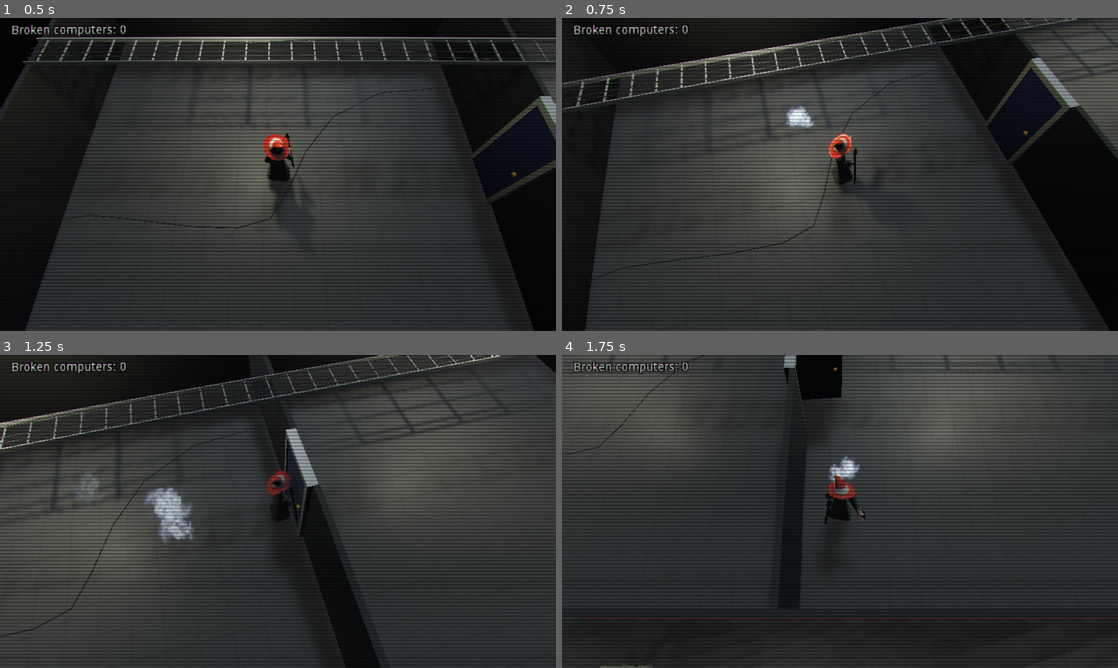
Above: before the commit, frames 1-4 (two rows, left to right).
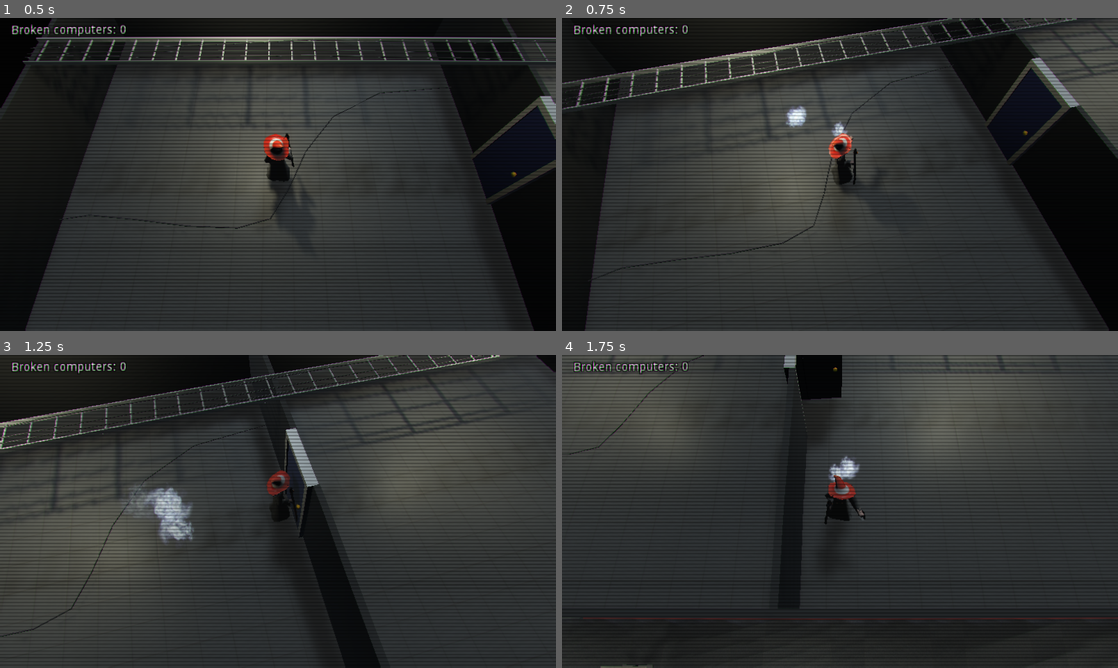
Above: after the commit, the same moments.

Repository: thinwire/Helldesk
Game: Godot game, scene res://nodes/gameworld.tscn
The game is run twice, just before and just after one commit, with the same random seed, the same clock (stepped at 60 frames per second) and the same inputs.
Inputs:
- Up to frame 1 (0.5 s): no input
- Up to frame 2 (0.75 s): tap Enter (ui_accept) at 0.5 s; hold Right (ui_right) from 0.53 s (still down)
- Up to frame 3 (1.25 s): keep holding Right (ui_right); tap Enter (ui_accept) at 0.77 s
- Up to frame 4 (1.75 s): release Right (ui_right) at 1.28 s; hold Down (ui_down) from 1.28 s (still down); tap Enter (ui_accept) at 1.52 s

Frame 1 is identical in both runs. In frame 2, 0.2% of the frame differs, in the area x 42-54%, y 30-54%; in frame 3, 0.3%, in the area x 13-34%, y 37-60%; in frame 4, nothing differs.

Commit message:
Improve movement feel

Diff:
--- a/nodes/player/player.gd
+++ b/nodes/player/player.gd
@@ -37,20 +37,19 @@
 
 	var fire = float(Input.is_action_pressed("ui_accept"));
 
-	if fire == 0.0:
-		dx -= float(Input.is_action_pressed("ui_left"));
-		dx += float(Input.is_action_pressed("ui_right"));
-		dz -= float(Input.is_action_pressed("ui_up"));
-		dz += float(Input.is_action_pressed("ui_down"));
+	dx -= float(Input.is_action_pressed("ui_left"));
+	dx += float(Input.is_action_pressed("ui_right"));
+	dz -= float(Input.is_action_pressed("ui_up"));
+	dz += float(Input.is_action_pressed("ui_down"));
 
-	if (dx == 0.0):
+	if dx == 0.0 || fire != 0.0:
 		velocity.x = toZero(velocity.x, decel * delta);
-	else:
+	elif fire == 0.0:
 		velocity.x = clampAbs(velocity.x + dx * accel * delta, speed);
 
-	if (dz == 0.0):
+	if dz == 0.0 || fire != 0.0:
 		velocity.z = toZero(velocity.z, decel * delta);
-	else:
+	elif fire == 0.0:
 		velocity.z = clampAbs(velocity.z + dz * accel * delta, speed);
 
 	var l = clamp(velocity.length(), 0, speed);
